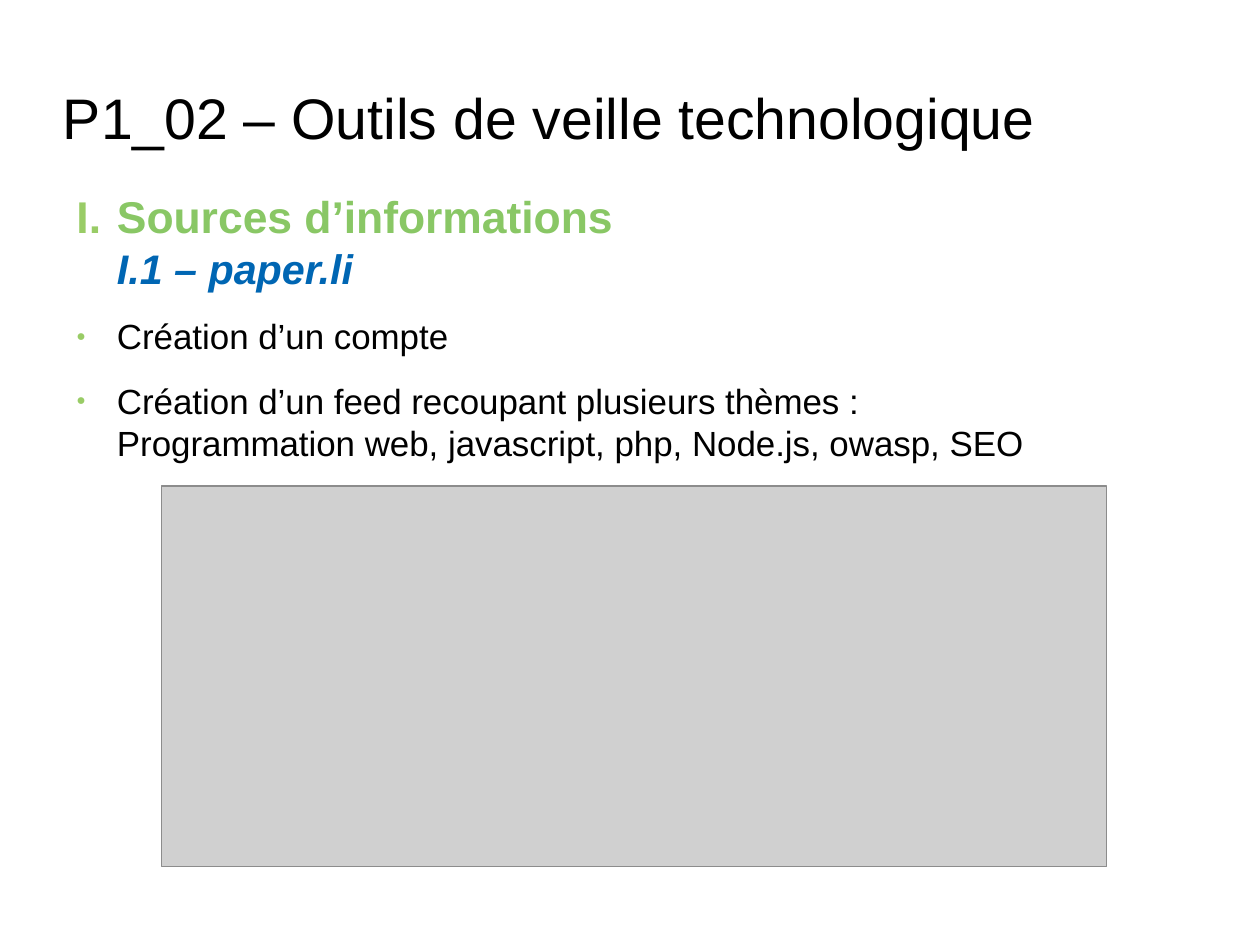
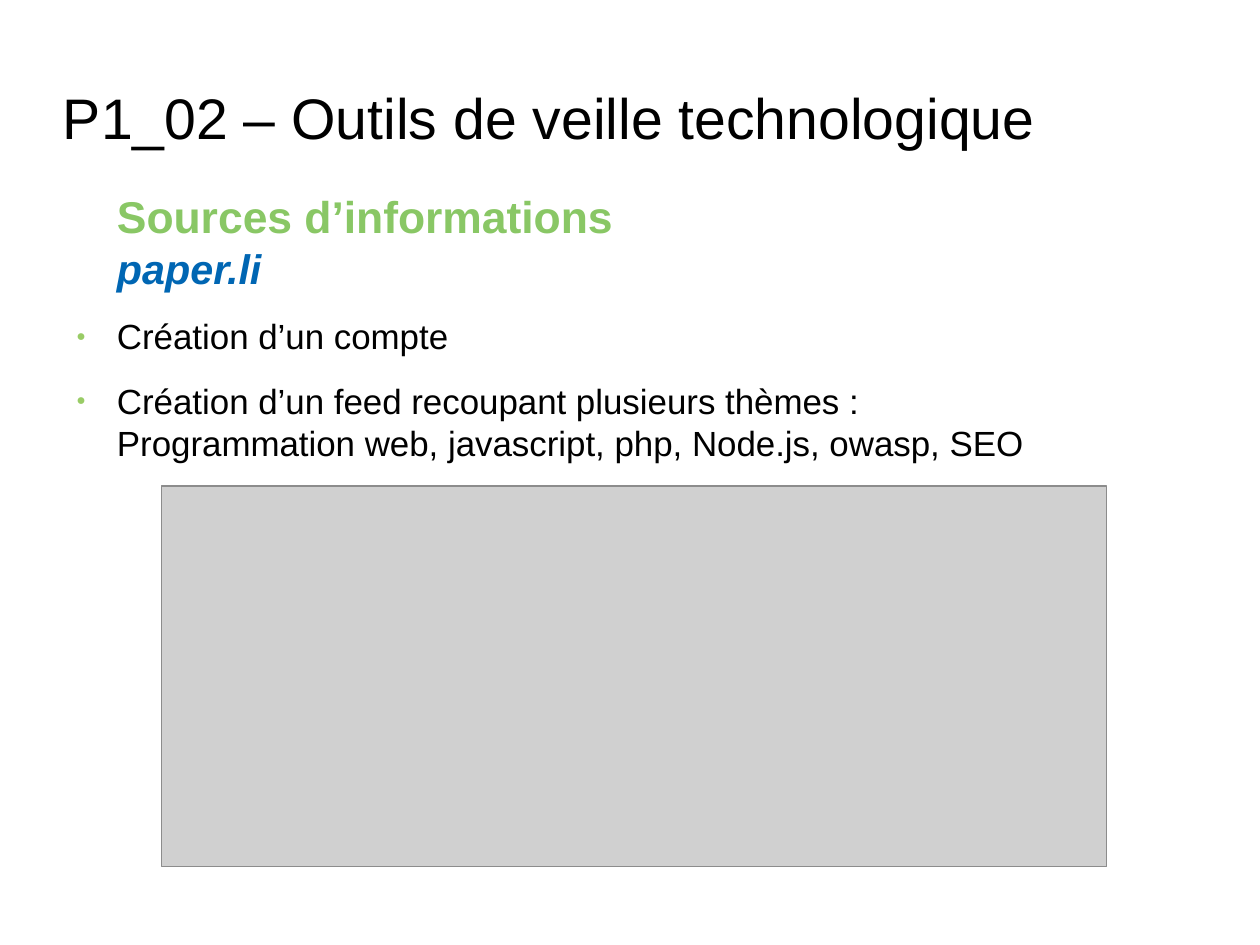
Before and after one commit to RomainSire/OC-P1-Quotidien-Dev-Web, a slide deck: slide 12 of P1_00_Présentation.odp (slide 11 before the commit). Drawn at 1260x945 pixels with LibreOffice and Linux fonts; fonts in the diff are those of the drawing; grey boxes stand for pictures; background and template pictures are left out. Boxes give left, top, right and bottom in pixels: in the first picture for what was removed or moved away, otherwise in the second. Text is boxed around its words. In the diff, an @@ line names an element or a change of style, - is before the commit and + after.

```diff
--- a/P1_00_Présentation.odp
+++ b/P1_00_Présentation.odp
@@ text "Sources d’informations" at bbox=[117, 201, 612, 234]: bullet I. to none @@
@@ text at bbox=[117, 254, 261, 292]: text changed @@
-I.1 – paper.li
+paper.li
```
Also in this commit, not shown: 8 other slides changed, 1 slide added.
